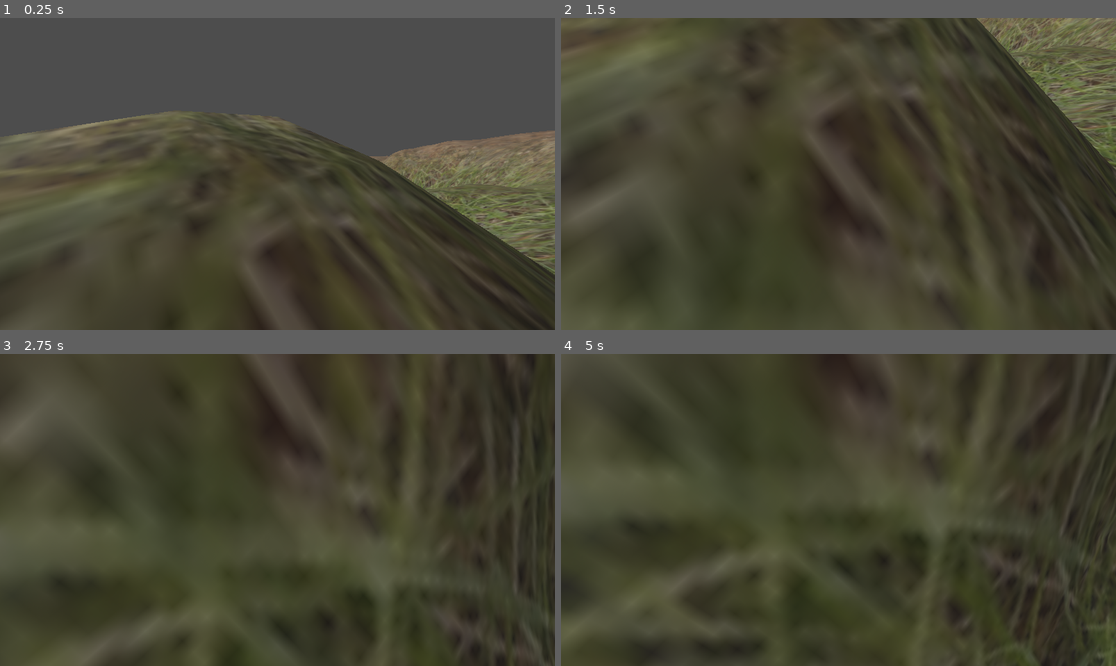
Above: before the commit, frames 1-4 (two rows, left to right).
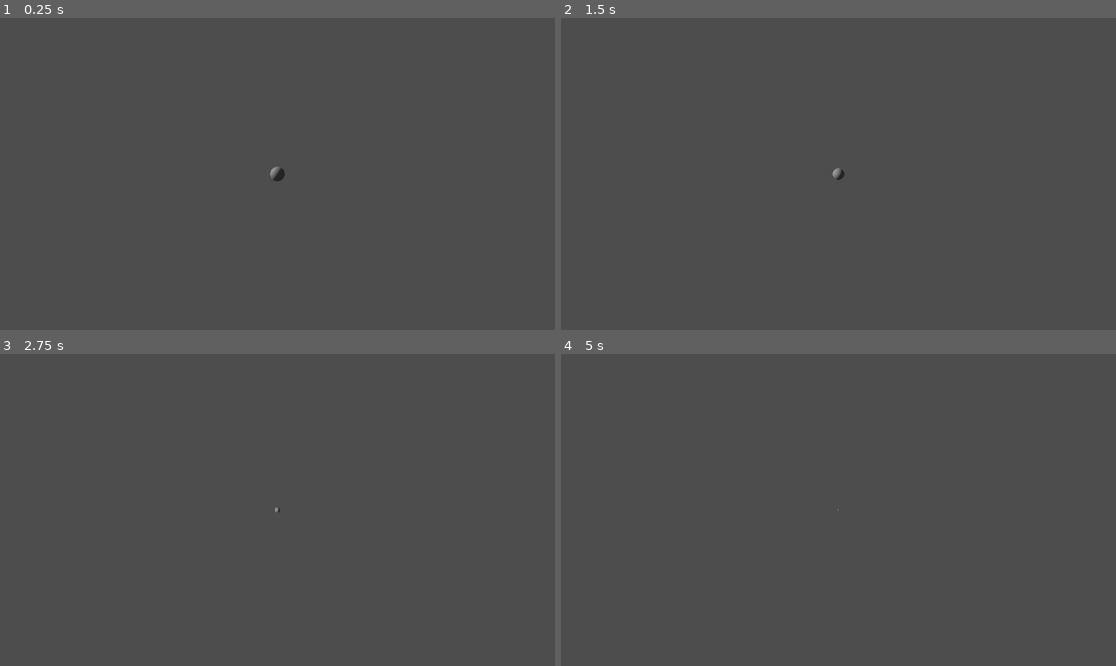
Above: after the commit, the same moments.

Repository: KingMalur/TerrainGenerator
Game: Godot game, scene res://scenes/mesh_generation.tscn
Same seed, same stepped clock (60 frames per second), same inputs: the game is played once before the commit and once after it. The project has no main scene, so this scene is started directly.
Inputs:
- Up to frame 1 (0.25 s): no input
- Up to frame 2 (1.5 s): no input
- Up to frame 3 (2.75 s): no input
- Up to frame 4 (5 s): no input

The runs differ from the first frame. In frame 1, 45% of the frame differs, in the area x 0-100%, y 30-100%; in frame 2, 76%; in frame 3, 79%; in frame 4, 80%, in the area x 0-100%, y 0-100%.

Commit message:
Change some more default scene values

Diff:
--- a/scenes/mesh_generation.tscn
+++ b/scenes/mesh_generation.tscn
@@ -70,8 +70,8 @@
 
 [node name="TerrainGenerator" type="Node3D" parent="."]
 script = ExtResource("1_rhpy5")
-d_create_on_start = true
 d_print_values = true
+generate_terrain_on_new_seed = false
 noise_height_modifier = 80.0
 center_terrain = true
 terrain_x_size = 256
